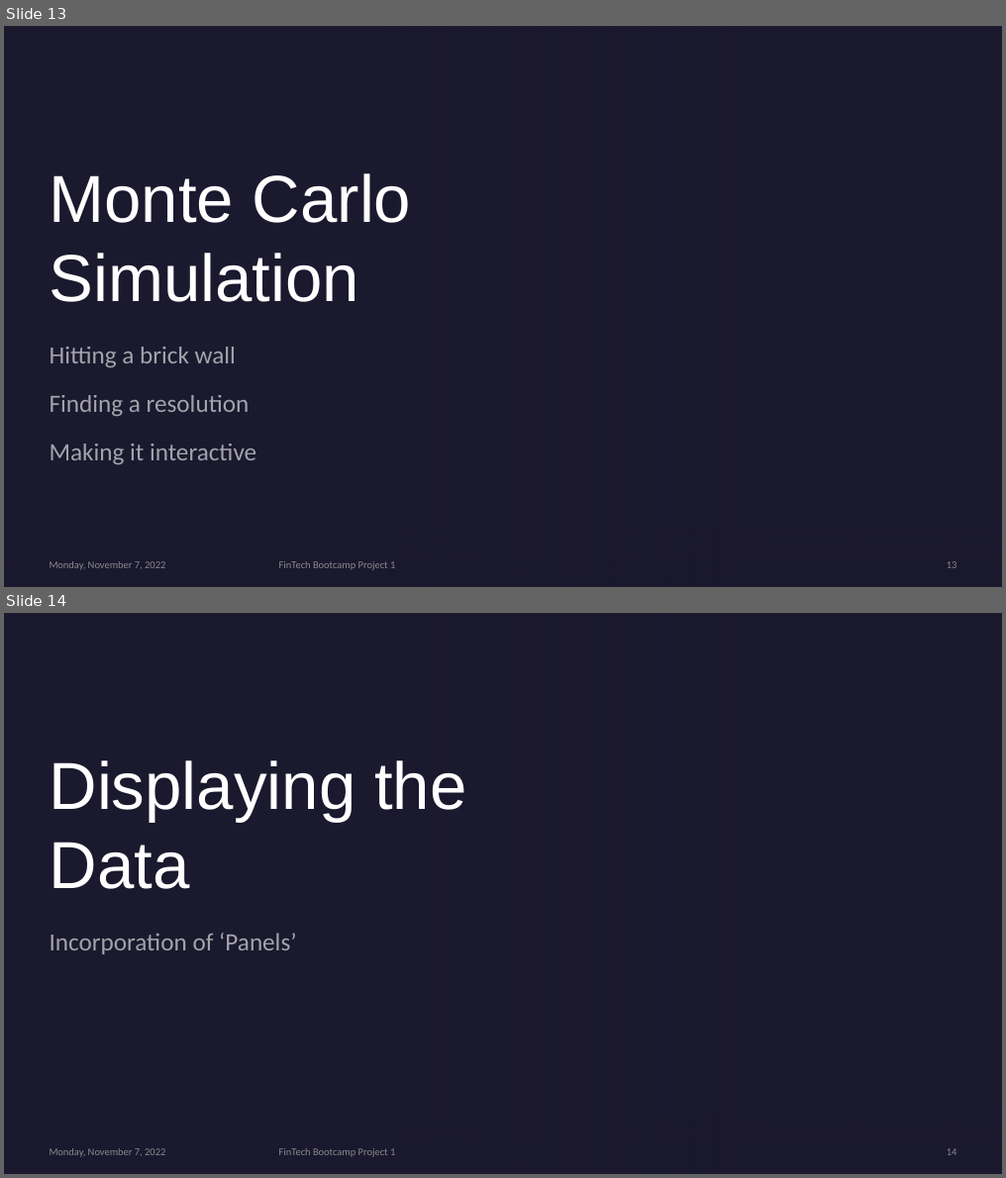
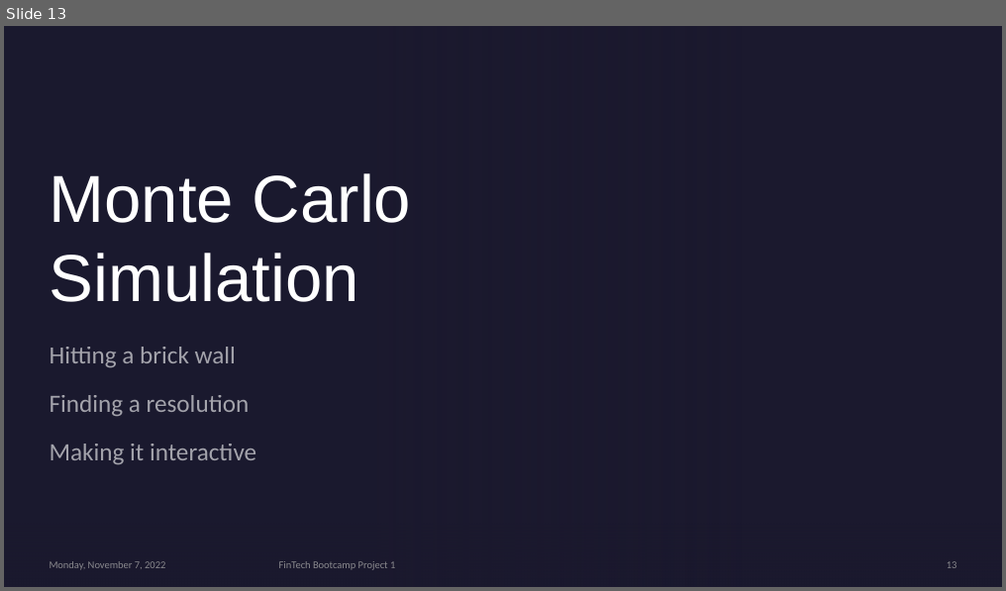
Before and after one commit to NavpreetNat/Crypto_Master, a slide deck: Presentation.pptm. Shown one above the other, each under a label of ours: slides 13 and 14 before the commit, slide 13 after it. The pictures are 1006x1178 and 1006x591 pixels, drawn with LibreOffice and Linux fonts; fonts in the diff are those of the drawing; background and template pictures are left out. Boxes give left, top, right and bottom in pixels: in the first picture for what was removed or moved away, otherwise in the second. Text is boxed around its words. In the diff, an @@ line names an element or a change of style, - is before the commit and + after.

```diff
--- a/Presentation.pptm
+++ b/Presentation.pptm
@@ slide 14 removed at [4, 613, 1002, 1174], background picture (left out); not listed: 2 template elements that a slide beside it also shows @@
@@ rectangle removed at [4, 613, 1002, 1174] @@
@@ rectangle removed at [4, 613, 741, 1174] @@
@@ title removed at [50, 761, 466, 889] @@
-Displaying the Data
@@ subtitle removed at [50, 933, 296, 955] @@
-Incorporation of ‘Panels’
@@ rectangle removed at [4, 1085, 1002, 1174] @@
@@ text removed at [50, 1149, 165, 1157] @@
-Monday, November 7, 2022
@@ text removed at [279, 1149, 395, 1157] @@
-FinTech Bootcamp Project 1
@@ page number removed at [946, 1149, 957, 1156] @@
-14
```
Also in this commit, not shown: 1 slide added, 3 other files.
